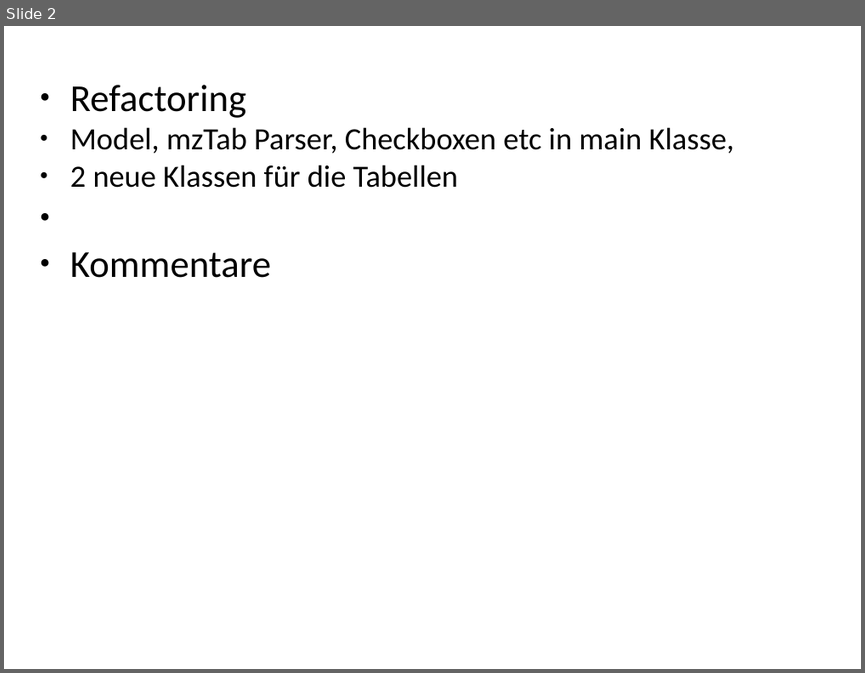
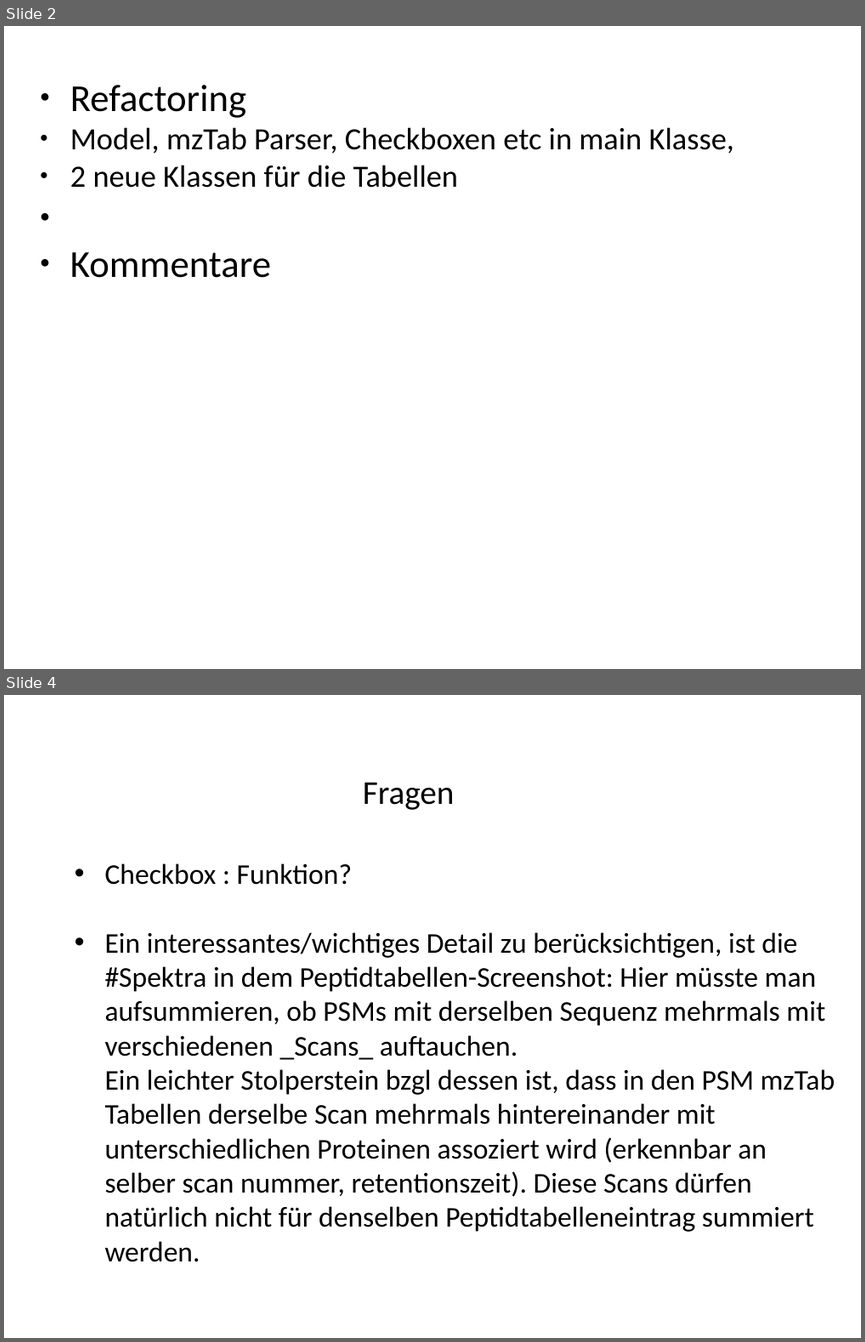
Before and after one commit to AdamsLisa/Teamprojekt-Nantia-Lina-Lisa, a slide deck: Teamprojekt Woche 9.pptx. Shown one above the other, each under a label of ours: slide 2 before the commit, slides 2 and 4 after it; the slides between them are not shown. The pictures are 865x673 and 865x1342 pixels, drawn with LibreOffice and Linux fonts; fonts in the diff are those of the drawing. Boxes give left, top, right and bottom in pixels: in the first picture for what was removed or moved away, otherwise in the second. Text is boxed around its words. In the diff, an @@ line names an element or a change of style, - is before the commit and + after.

```diff
--- a/Teamprojekt Woche 9.pptx
+++ b/Teamprojekt Woche 9.pptx
@@ slide 4 added at [4,695,861,1338], background #FFFFFF @@
@@ title added at [363,783,454,810], 28 pt, text #000000 @@
+Fragen
@@ text added at [105,863,835,1262], 24 pt, text #000000 @@
+• Checkbox : Funktion?
+• Ein interessantes/wichtiges Detail zu berücksichtigen, ist die #Spektra in dem Peptidtabellen-Screenshot: Hier müsste man aufsummieren, ob PSMs mit derselben Sequenz mehrmals mit verschiedenen _Scans_ auftauchen.
+  Ein leichter Stolperstein bzgl dessen ist, dass in den PSM mzTab Tabellen derselbe Scan mehrmals hintereinander mit unterschiedlichen Proteinen assoziert wird (erkennbar an selber scan nummer, retentionszeit). Diese Scans dürfen natürlich nicht für denselben Peptidtabelleneintrag summiert werden.
```
Also in this commit, not shown: 1 other slide added.
